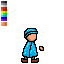
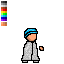
Before/after of a 64 × 64 layered artwork. What changed in the layer stack:
hid "body_000" (51st of 75, in "Wizard" › "Body" › "double_color") over (21, 41, 39, 63)
added layer "body_000" (64th of 75, in "Wizard" › "Body" › "single_color") in group "single_color" over (21, 41, 40, 63)
